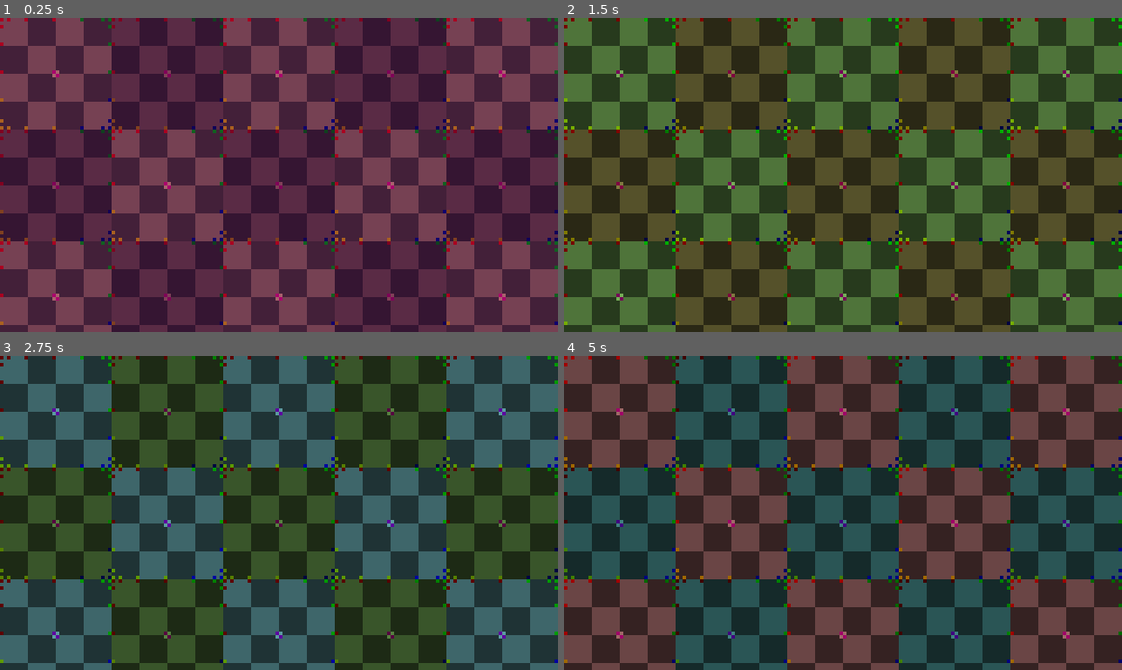
Above: before the commit, frames 1-4 (two rows, left to right).
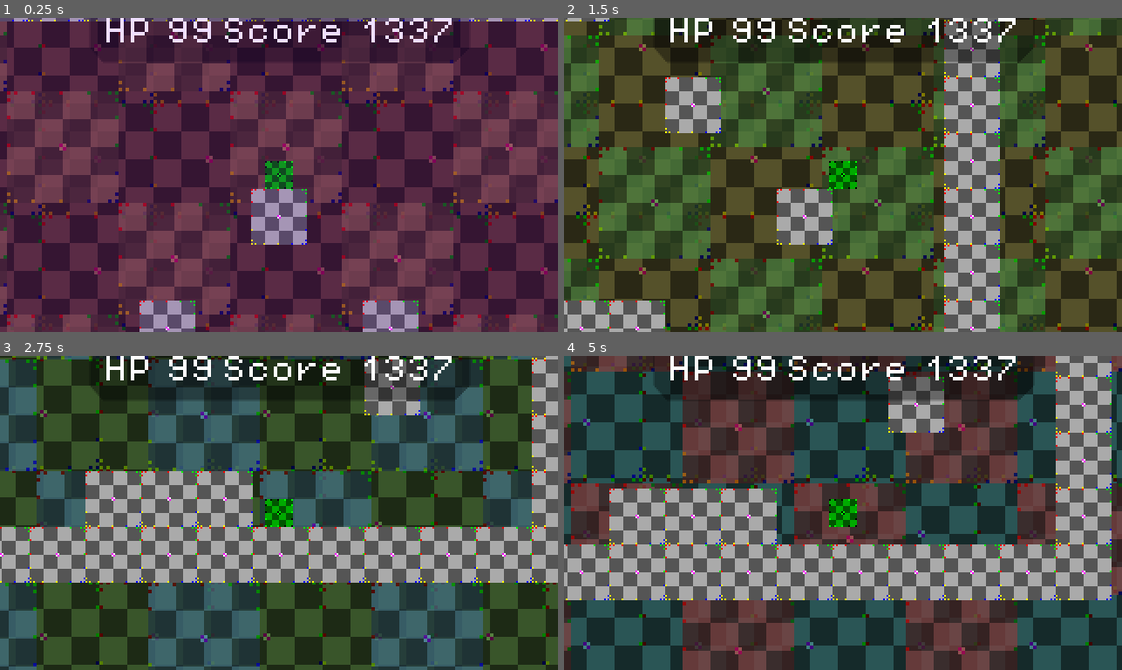
Above: after the commit, the same moments.

Repository: InvadingOctopus/comedot
Game: Godot game, scene res://Scenes/Launch/InitialScene.tscn
Two runs of this game, one before a commit and one after it. Both use one fixed random seed, a clock stepped at 60 frames per second and the inputs below. This scene is started directly instead of the project's main scene.
Inputs (mouse positions are in pixels of both pictures, inside the frame that each line leads up to):
- Up to frame 1 (0.25 s): no input
- Up to frame 2 (1.5 s): move the mouse to (965, 159) at 0.52 s; hold Right (moveRight) from 0.53 s (still down); click (965, 159) at 0.6 s; tap Space (jump) at 0.77 s; move the mouse to (731, 190) at 1.27 s; right-click (731, 190) at 1.35 s
- Up to frame 3 (2.75 s): tap Space (jump) at 1.52 s; move the mouse to (334, 443) at 2.02 s; release Right (moveRight) at 2.03 s; hold Left (moveLeft) from 2.03 s (still down); click (334, 443) at 2.1 s
- Up to frame 4 (5 s): move the mouse to (815, 575) at 2.77 s; release Left (moveLeft) at 2.78 s; hold Right (moveRight) 2.78-4.28 s; right-click (815, 575) at 2.85 s; tap Space (jump) at 3.02, 3.77, 4.52 s; move the mouse to (1010, 560) at 3.52 s; click (1010, 560) at 3.6 s; move the mouse to (675, 465) at 4.27 s; hold Left (moveLeft) from 4.28 s (still down); right-click (675, 465) at 4.35 s

The runs differ from the first frame. In frame 1, 53% of the frame differs, in the area x 0-100%, y 0-100%; in frame 2, 66%; in frame 3, 82%; in frame 4, 91%.
Error before the commit: Cannot call method 'instantiate' on a null value. (res://Scenes/Launch/InitialScene.gd:36)

Commit message:
Fix initial scene with PlatformSceneTemplate
Oops! Replace the missing experimental game scene!

Diff:
--- a/Scenes/Launch/InitialScene.tscn
+++ b/Scenes/Launch/InitialScene.tscn
@@ -1,12 +1,12 @@
 [gd_scene load_steps=3 format=3 uid="uid://ccj2qlixoldhp"]
 
 [ext_resource type="Script" path="res://Scenes/Launch/InitialScene.gd" id="1_m65xo"]
-[ext_resource type="PackedScene" uid="uid://b3s0htoyevjib" path="res://Games/Sodov/SodovScene.tscn" id="2_jc1js"]
+[ext_resource type="PackedScene" uid="uid://dbwiosb1xulu5" path="res://Templates/Scenes/PlatformSceneTemplate.tscn" id="2_t8fly"]
 
 [node name="CoordinatorScene" type="Node2D"]
 position = Vector2(2.08165e-12, 2.08165e-12)
 script = ExtResource("1_m65xo")
-mainGameScene = ExtResource("2_jc1js")
+mainGameScene = ExtResource("2_t8fly")
 
 [node name="GameScenePlaceholder" type="Node2D" parent="."]
 unique_name_in_owner = true
